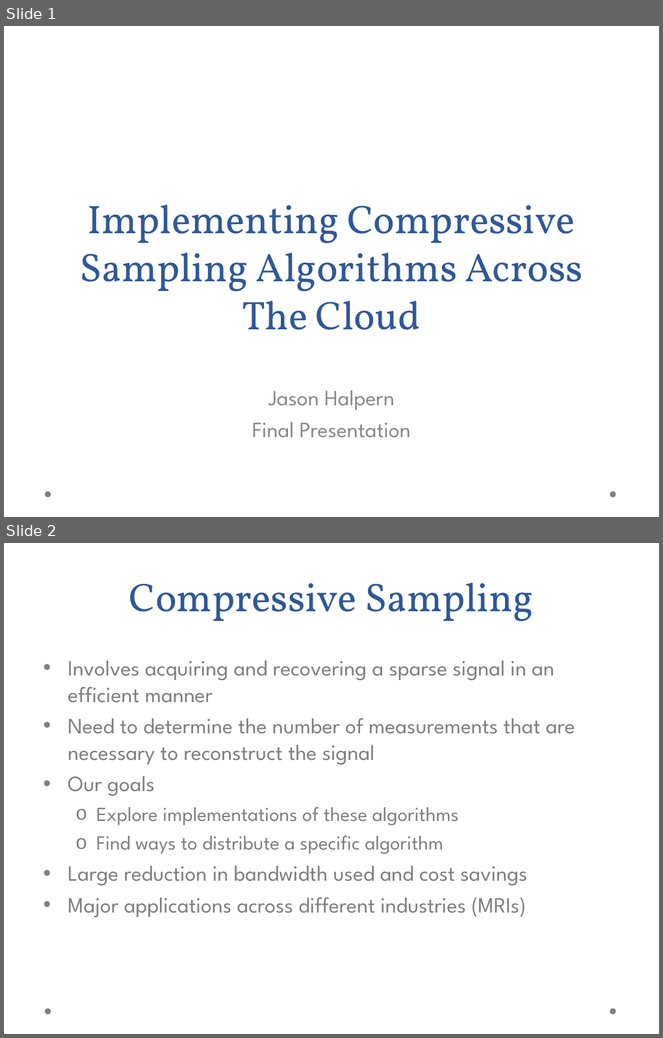
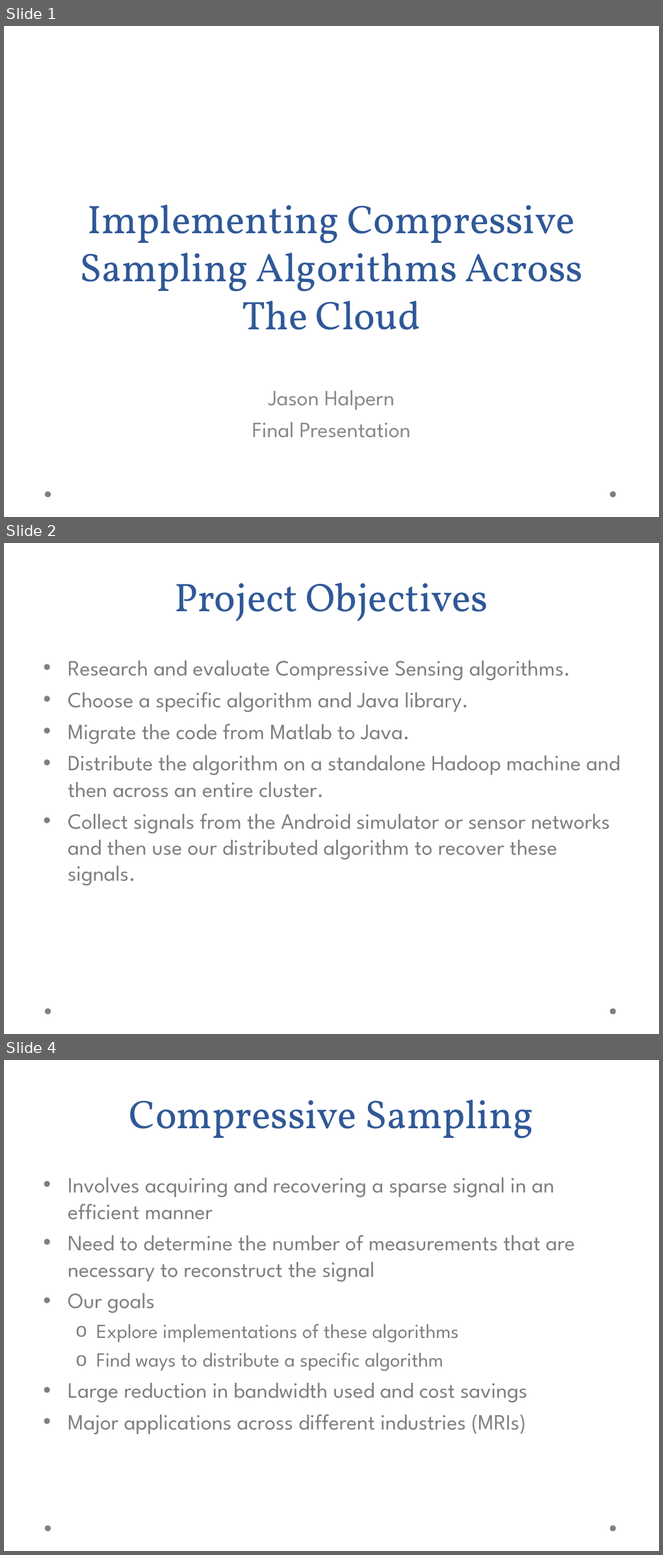
Before and after one commit to jasonrhalpern/CompressiveSensing, a slide deck: docs/presentation/final_presentation.ppt. Shown one above the other, each under a label of ours: slides 1 and 2 before the commit, slides 1, 2 and 4 after it; the slides between them are not shown. The pictures are 663x1038 and 663x1555 pixels, drawn with LibreOffice and Linux fonts; fonts in the diff are those of the drawing; background and template pictures are left out. Boxes give left, top, right and bottom in pixels: in the first picture for what was removed or moved away, otherwise in the second. Text is boxed around its words. In the diff, an @@ line names an element or a change of style, - is before the commit and + after.

```diff
--- a/docs/presentation/final_presentation.ppt
+++ b/docs/presentation/final_presentation.ppt
@@ slide 2 added at (4,543,659,1034), background picture (left out); not listed: 2 template elements that a slide beside it also shows @@
@@ title added at (174,583,489,621), 44 pt, text #2F5897 @@
+Project Objectives
@@ text added at (68,661,620,886), 24 pt, text #7F7F7F @@
+• Research and evaluate Compressive Sensing algorithms.
+• Choose a specific algorithm and Java library.
+• Migrate the code from Matlab to Java.
+• Distribute the algorithm on a standalone Hadoop machine and then across an entire cluster.
+• Collect signals from the Android simulator or sensor networks and then use our distributed algorithm to recover these signals.
@@ what was slide 2 is now slide 4 @@
```
Also in this commit, not shown: 2 slides changed, 3 other slides added.
